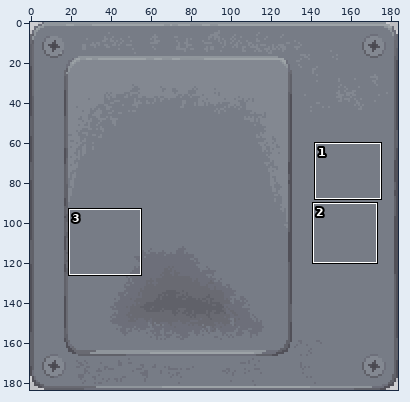
Pixel-art file -- Assets/Art/Aseprite/UI/KeyPad.aseprite. The picture above shows the old version from afar; the outline marks the close-up.
Close-up. Before the commit:
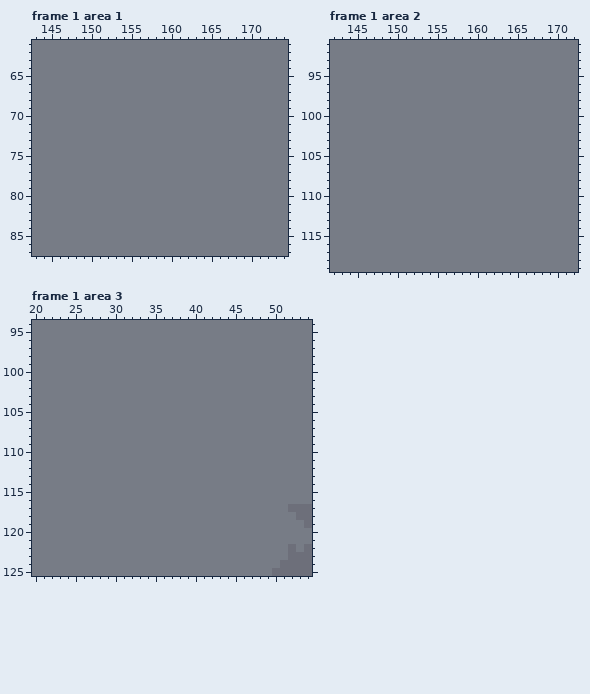
184x184 pixels, 2 frames. Colours within 5 levels of each other are drawn and written as one. Shown: frame 1 area 1: x 143..174, y 61..87; frame 1 area 2: x 142..172, y 91..119; frame 1 area 3: x 20..54, y 94..125. The commit also changed other frames or places, which this record leaves out.
After the commit:
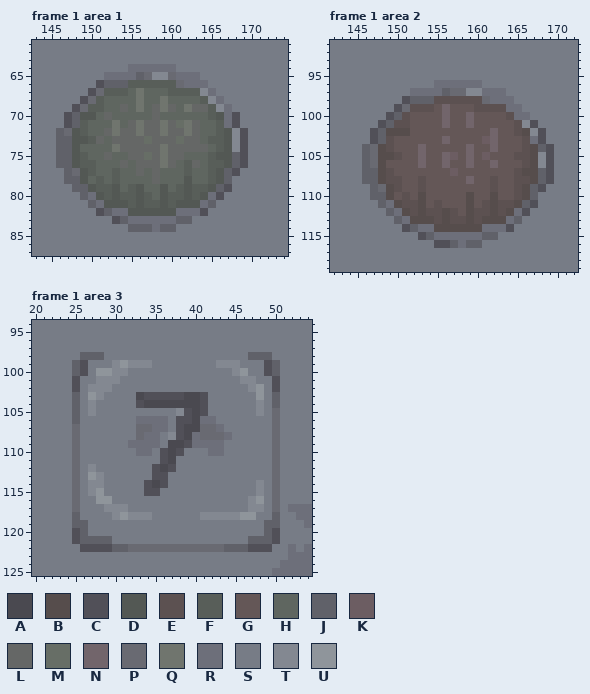
Palette (. is transparent): A #4a4950  B #564d4c  C #515058  D #535854  E #5c5151  F #585e59  G #645757  H #5f6660  J #606169  K #6c5d62  L #656766  M #676e66  N #72656b  P #696a72  Q #70756e  R #6d6f7a  S #777c86  T #838891  U #8f959b
From old to new:
Frame 1 area 1, layer "StatusLights/Success":
y 64: x 155..160 SSSSSS -> RRRRRR
y 65: x 152..163 SSSSSSSSSSSS -> RRRRJPTTPRRR
y 66: x 151..164 SSSSSSSSSSSSSS -> CJJJFFFFFFPRRR
y 67: x 150..165 SSSSSSSSSSSSSSSS -> CPFFFHQHHHFFFFTR
y 68: x 149..166 SSSSSSSSSSSSSSSSSS -> CPFHHHHQHHQHHHHFTR
y 69: x 148..167 SSSSSSSSSSSSSSSSSSSS -> CPFFHHLHQHLQLHQLLFTR
y 70: x 147..168 SSSSSSSSSSSSSSSSSSSSSS -> CJDDHLHHHHHLHHHHHHFDRC
y 71: x 147..168 SSSSSSSSSSSSSSSSSSSSSS -> CJFHHHQHLQLLQLMQLHHFRC
y 72: x 146..169 SSSSSSSSSSSSSSSSSSSSSSSS -> JPDFHHLQLLQLLQLLQLHHFDTC
y 73: x 146..169 SSSSSSSSSSSSSSSSSSSSSSSS -> JJDDFLHLLLLMLLLMLLHFFDTC
y 74: x 146..169 SSSSSSSSSSSSSSSSSSSSSSSS -> JJDHHHHQLLLLLQLLLLLHFDTC
y 75: x 146..169 SSSSSSSSSSSSSSSSSSSSSSSS -> JJDFHHLHHLLMLQLLHHHFDDJC
y 76: x 146..169 SSSSSSSSSSSSSSSSSSSSSSSS -> JJDFFHHHLHLLLQLHFLHFFDJC
y 77: x 147..168 SSSSSSSSSSSSSSSSSSSSSS -> JPDFHHFHHLHLHHHFHHFDJC
y 78: x 147..167 SSSSSSSSSSSSSSSSSSSSS -> JJDHFHFHHHHLHHHDHHFDJ
y 79: x 148..167 SSSSSSSSSSSSSSSSSSSS -> JJDFFDHFDHHDHFDFFDJC
y 80: x 149..166 SSSSSSSSSSSSSSSSSS -> JRDFDFFDFHDFFDFDRC
y 81: x 150..165 SSSSSSSSSSSSSSSS -> JRDDDFDFFDFDDDRJ
y 82: x 151..164 SSSSSSSSSSSSSS -> CJRRDDDDDDRRRC
y 83: x 153..162 SSSSSSSSSS -> CJRRRRRRJJ
y 84: x 155..160 SSSSSS -> JJJRJJ
Frame 1 area 2, layer "StatusLights/Error":
y 96: x 155..160 SSSSSS -> RRRRRR
y 97: x 152..163 SSSSSSSSSSSS -> RRRRJPPTTRRR
y 98: x 151..164 SSSSSSSSSSSSSS -> CJJJEEEEEEPRRR
y 99: x 150..165 SSSSSSSSSSSSSSSS -> CPEEEGNGGGEEEERR
y 100: x 149..166 SSSSSSSSSSSSSSSSSS -> CJEGGGGNGGNGGGGERR
y 101: x 148..167 SSSSSSSSSSSSSSSSSSSS -> CJEEGGGGNGGNGGGGGETC
y 102: x 147..168 SSSSSSSSSSSSSSSSSSSSSS -> CJBBBGGGGGGGGGGNGGEBTC
y 103: x 147..168 SSSSSSSSSSSSSSSSSSSSSS -> CJEGGGGGGNGGGGKNGGGERC
y 104: x 146..169 SSSSSSSSSSSSSSSSSSSSSSSS -> JPBEGGGNGGGGGNGGNGGGEBJC
y 105: x 146..169 SSSSSSSSSSSSSSSSSSSSSSSS -> JPBBEGGNGGNKGNGKGGGEEBTC
y 106: x 146..169 SSSSSSSSSSSSSSSSSSSSSSSS -> JPBGGGGNGGNGGNGGNGGGEBTC
y 107: x 146..169 SSSSSSSSSSSSSSSSSSSSSSSS -> JJBEGGGGGGGKGGGGGGGEBBJC
y 108: x 146..169 SSSSSSSSSSSSSSSSSSSSSSSS -> JJBEEGGEGGGGGNGGEGGEEBJC
y 109: x 147..168 SSSSSSSSSSSSSSSSSSSSSS -> JPBEGGEGGGGGGGGEGGEBJC
y 110: x 147..167 SSSSSSSSSSSSSSSSSSSSS -> JJBGEGBGGGGGBGGBGGEBJ
y 111: x 148..167 SSSSSSSSSSSSSSSSSSSS -> JRBEEBGEGGGBGEBEEBJC
y 112: x 149..166 SSSSSSSSSSSSSSSSSS -> JRBEBEEBEGBEEBEBRC
y 113: x 150..165 SSSSSSSSSSSSSSSS -> JRBBBEBEEBEBBBRJ
y 114: x 151..164 SSSSSSSSSSSSSS -> CJRRBBBBBBRRRC
y 115: x 153..162 SSSSSSSSSS -> CJRRRRRRJJ
y 116: x 155..160 SSSSSS -> CCJRJJ
Frame 1 area 3, layer "Keys/7-Key":
y 98: x 26..28 SSS -> JJJ; x 47..49 SSS -> JJJ
y 99: x 25..26 SS -> JC; x 30..34 SSSSS -> TUTTT; x 43..45 SSS -> TTT; x 49..50 SS -> CJ
y 100: x 25..26 SS -> JC; x 28..31 SSSS -> UUTT; x 45..46 SS -> TU; x 49..50 SS -> CJ
y 101: x 25 S -> C; x 28..30 SSS -> TTT; x 46..47 SS -> TT; x 50 S -> C
y 102: x 25 S -> C; x 27..29 SSS -> TTT; x 47..48 SS -> TU; x 50 S -> C
y 103: x 25 S -> J; x 27..28 SS -> UT; x 33..41 SSSSSSSSS -> ACCCCCAAC; x 48 S -> U; x 50 S -> J
y 104: x 25 S -> J; x 27 S -> T; x 33..41 SSSSSSSSS -> CAAAAAAAC; x 48 S -> T; x 50 S -> J
y 105: x 25 S -> J; x 27 S -> T; x 38..41 SSSS -> TCAC; x 48 S -> T; x 50 S -> P
y 106: x 25 S -> J; x 33..36 SSSS -> RRRR; x 38..42 SSSSS -> CCARR; x 50 S -> P
y 107: x 25 S -> P; x 33..36 SSSS -> PPRR; x 38..43 SSSSSS -> CAAPPR; x 50 S -> P
y 108: x 25 S -> P; x 33..35 SSS -> PRR; x 37..44 SSSSSSSS -> TCARPPPR; x 50 S -> P
y 109: x 25 S -> P; x 32..35 SSSS -> RRRR; x 37..43 SSSSSSS -> AACRRRR; x 50 S -> P
y 110: x 25 S -> P; x 33..34 SS -> RR; x 36..38 SSS -> CAC; x 42..43 SS -> RR; x 50 S -> P
y 111: x 25 S -> P; x 36..37 SS -> CA; x 50 S -> P
y 112: x 25 S -> P; x 27 S -> T; x 35..37 SSS -> CAC; x 50 S -> P
y 113: x 25 S -> P; x 27..28 SS -> UT; x 35..36 SS -> CC; x 50 S -> P
y 114: x 25 S -> P; x 27..28 SS -> TT; x 34..36 SSS -> CAC; x 48 S -> T; x 50 S -> P
y 115: x 25 S -> P; x 27..28 SS -> TU; x 34..35 SS -> CC; x 48 S -> T; x 50 S -> P
y 116: x 25 S -> P; x 28..29 SS -> UU; x 47..48 SS -> TU; x 50 S -> P
y 117: x 25 S -> P; x 29..31 SSS -> TTT; x 47..48 SS -> TT; x 50 S -> P
y 118: x 25 S -> J; x 30..34 SSSSS -> TUTTT; x 41..47 SSSSSSS -> TTTTTUU; x 50 S -> J
y 119: x 25..26 SS -> JJ; x 49..50 SS -> JJ
y 120: x 25..26 SS -> CJ; x 49..50 SS -> JC
y 121: x 25..29 SSSSS -> CJJJJ; x 47..50 SSSS -> JJJC
y 122: x 26..49 SSSSSSSSSSSSSSSSSSSSSSSS -> CCCCJJPPPPPPPPPPPPJJJCCC
